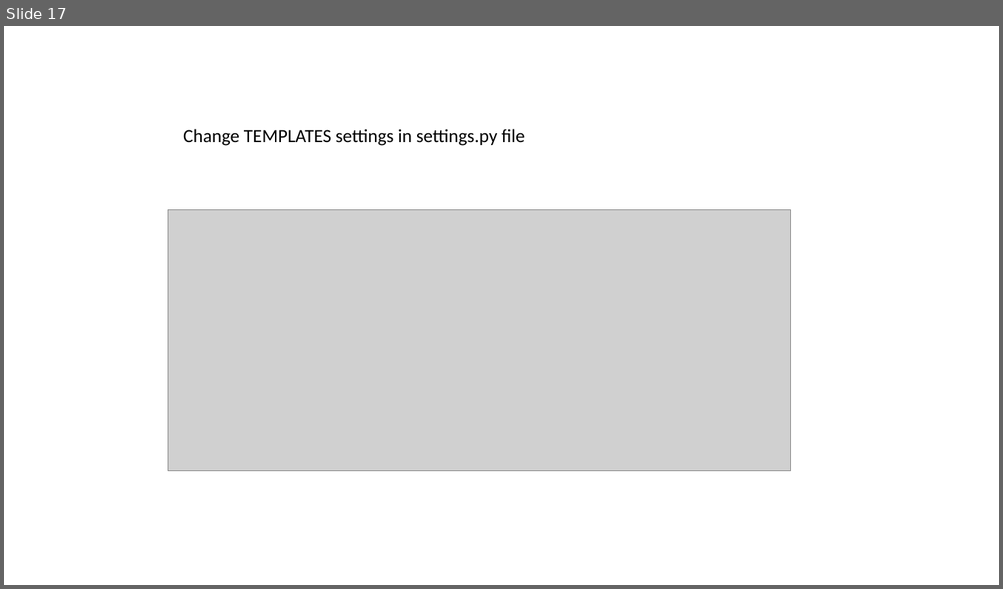
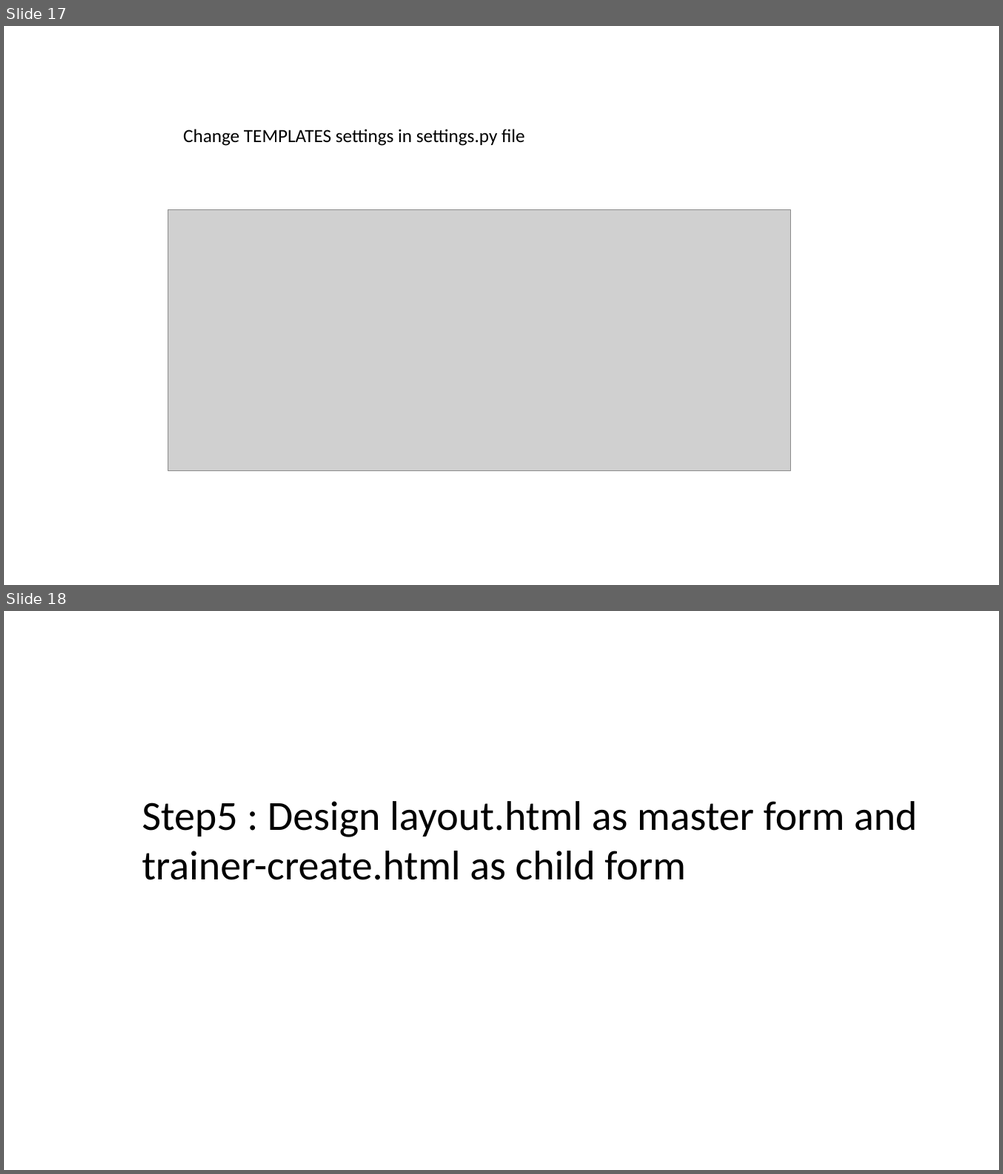
Before and after one commit to shrenik77130/Repo3Batch17PythonFS, a slide deck: project3_talentberg/backend ppt documentation.pptx. Shown one above the other, each under a label of ours: slide 17 before the commit, slides 17 and 18 after it. The pictures are 1003x589 and 1003x1174 pixels, drawn with LibreOffice and Linux fonts; fonts in the diff are those of the drawing; grey boxes stand for pictures. Boxes give left, top, right and bottom in pixels: in the first picture for what was removed or moved away, otherwise in the second. Text is boxed around its words. In the diff, an @@ line names an element or a change of style, - is before the commit and + after.

Commit message:
presentation updated with form screenshots

```diff
--- a/project3_talentberg/backend ppt documentation.pptx
+++ b/project3_talentberg/backend ppt documentation.pptx
@@ slide 18 added at (x1=4, y1=611, x2=999, y2=1170), background #FFFFFF @@
@@ text added at (x1=142, y1=801, x2=917, y2=880), 40 pt, text #000000 @@
+Step5 : Design layout.html as master form and trainer-create.html as child form
```
Also in this commit, not shown: 2 other slides added.
